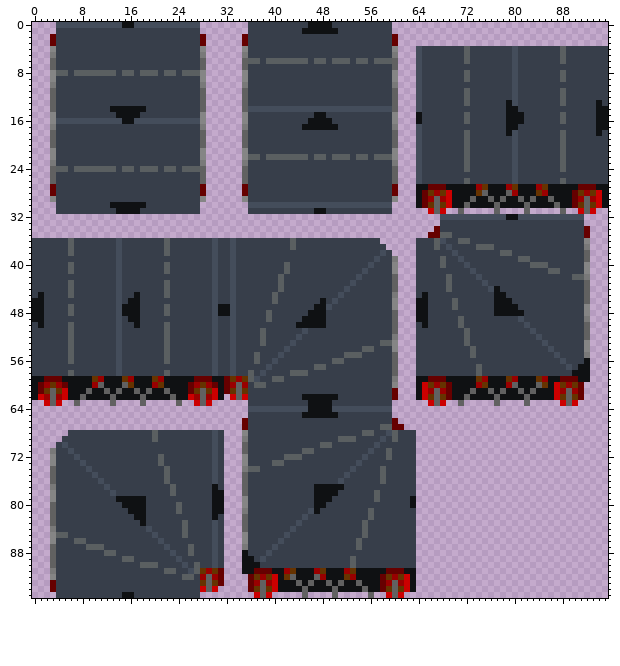
Sprite sheet, stored at Resources/Textures/_NF/Structures/conveyor.rsi/conveyor_stopped_cw.png. This is how it looked before the edit.
The file is 96x96 pixels. Colours within 5 levels of each other are drawn and written as one.
New version:
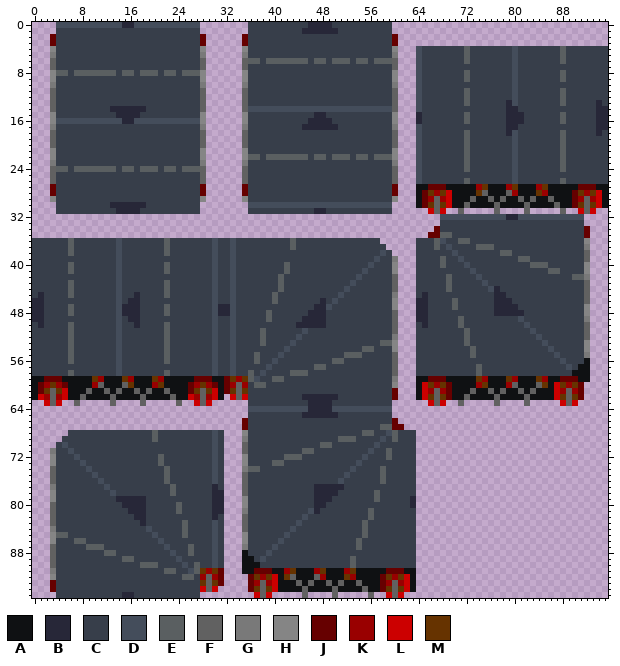
Palette (. is transparent): A #0f1113  B #272738  C #373e4a  D #444d5b  E #5a5f61  F #616161  G #797979  H #858585  J #660000  K #990000  L #cc0000  M #663300
Change:
@@ x 13..52 @@
- 0 DDAADDDDDDDDDDD........CCCCCCCCCCAAAACCC
- 1 CCCCCCCCCCCCCCC........CCCCCCCCCAAAAAACC
+ 0 DDBBDDDDDDDDDDD........CCCCCCCCCCBBBBCCC
+ 1 CCCCCCCCCCCCCCC........CCCCCCCCCBBBBBBCC
  2 CCCCCCCCCCCCCCCJ......JCCCCCCCCCCCCCCCCC
@@ x 0..95 @@
 12 ...FCCCCCCCCCCCCCCCCCCCCCCCCF......FCCCCCCCCCCCCCCCCCCCCCCCCF...DCCCCCCCECCCCCCCDCCCCCCCECCCCCCC
-13 ...FCCCCCCCCCCCCCCCCCCCCCCCCF......FCCCCCCCCCCCCCCCCCCCCCCCCF...DCCCCCCCECCCCCCADCCCCCCCECCCCCAC
-14 ...FCCCCCCCCCAAAAAACCCCCCCCCF......FDDDDDDDDDDDDDDDDDDDDDDDDF...DCCCCCCCCCCCCCCAACCCCCCCCCCCCCAA
-15 ...HCCCCCCCCCCAAAACCCCCCCCCCH......HCCCCCCCCCCCAACCCCCCCCCCCH...ACCCCCCCECCCCCCAAACCCCCCECCCCCAA
-16 ...HDDDDDDDDDDDAADDDDDDDDDDDH......HCCCCCCCCCCAAAACCCCCCCCCCH...ACCCCCCCECCCCCCAAACCCCCCECCCCCAA
-17 ...GCCCCCCCCCCCCCCCCCCCCCCCCG......GCCCCCCCCCAAAAAACCCCCCCCCG...DCCCCCCCCCCCCCCAACCCCCCCCCCCCCAA
-18 ...FCCCCCCCCCCCCCCCCCCCCCCCCF......FCCCCCCCCCCCCCCCCCCCCCCCCF...DCCCCCCCECCCCCCADCCCCCCCECCCCCAC
+13 ...FCCCCCCCCCCCCCCCCCCCCCCCCF......FCCCCCCCCCCCCCCCCCCCCCCCCF...DCCCCCCCECCCCCCBDCCCCCCCECCCCCBC
+14 ...FCCCCCCCCCBBBBBBCCCCCCCCCF......FDDDDDDDDDDDDDDDDDDDDDDDDF...DCCCCCCCCCCCCCCBBCCCCCCCCCCCCCBB
+15 ...HCCCCCCCCCCBBBBCCCCCCCCCCH......HCCCCCCCCCCCBBCCCCCCCCCCCH...BCCCCCCCECCCCCCBBBCCCCCCECCCCCBB
+16 ...HDDDDDDDDDDDBBDDDDDDDDDDDH......HCCCCCCCCCCBBBBCCCCCCCCCCH...BCCCCCCCECCCCCCBBBCCCCCCECCCCCBB
+17 ...GCCCCCCCCCCCCCCCCCCCCCCCCG......GCCCCCCCCCBBBBBBCCCCCCCCCG...DCCCCCCCCCCCCCCBBCCCCCCCCCCCCCBB
+18 ...FCCCCCCCCCCCCCCCCCCCCCCCCF......FCCCCCCCCCCCCCCCCCCCCCCCCF...DCCCCCCCECCCCCCBDCCCCCCCECCCCCBC
 19 ...FCCCCCCCCCCCCCCCCCCCCCCCCF......FCCCCCCCCCCCCCCCCCCCCCCCCF...DCCCCCCCECCCCCCCDCCCCCCCECCCCCCC
@@ x 0..95 @@
 29 ...HCCCCCCCCCCCCCCCCCCCCCCCCH......HCCCCCCCCCCCCCCCCCCCCCCCCH...AJKFKLAAAFAAFAFAAFAFAAFAAAJKFKLA
-30 ....CCCCCCCCCAAAAAACCCCCCCCC........DDDDDDDDDDDDDDDDDDDDDDDD....AJMFMLAAFAAAAFAAAAFAAAAFAAJMFMLA
-31 ....CCCCCCCCCCAAAACCCCCCCCCC........CCCCCCCCCCCAACCCCCCCCCCC......LFL..F.....F....F.....F..LFL..
-32 ....................................................................DDDDDDDDDDDAADDDDDDDDDDD....
+30 ....CCCCCCCCCBBBBBBCCCCCCCCC........DDDDDDDDDDDDDDDDDDDDDDDD....AJMFMLAAFAAAAFAAAAFAAAAFAAJMFMLA
+31 ....CCCCCCCCCCBBBBCCCCCCCCCC........CCCCCCCCCCCBBCCCCCCCCCCC......LFL..F.....F....F.....F..LFL..
+32 ....................................................................DDDDDDDDDDDBBDDDDDDDDDDD....
 33 ....................................................................CCCCCCCCCCCCCCCCCCCCCCCC....
@@ x 0..95 @@
 43 CCCCCCECCCCCCCDCCCCCCCECCCCCCCDCCDCCCCCCCECCCCCCCCCCCDCCCCCCF...CCCCCECCCCCDCCCCCCCCCCCCCCCCF...
-44 CCCCCCECCCCCCCDCCCCCCCECCCCCCCDCCDCCCCCCCECCCCCCCCCCDCCCCCCCF...CCCCCECCCCCCDACCCCCCCCCCCCCCF...
-45 CACCCCECCCCCCCDCCACCCCECCCCCCCDCCDCCCCCCECCCCCCCCCCDCCCCCCCCG...CACCCCCCCCCCCAACCCCCCCCCCCCCF...
-46 AACCCCCCCCCCCCDCAACCCCCCCCCCCCDCCDCCCCCCECCCCCCCACDCCCCCCCCCH...AACCCCECCCCCCAAACCCCCCCCCCCCF...
-47 AACCCCECCCCCCCDAAACCCCECCCCCCCDAADCCCCCCCCCCCCCAADCCCCCCCCCCH...AACCCCECCCCCCAAAACCCCCCCCCCCH...
-48 AACCCCECCCCCCCDAAACCCCECCCCCCCDAADCCCCCECCCCCCAAACCCCCCCCCCCF...AACCCCCCCCCCCAAAAACCCCCCCCCCH...
-49 AACCCCCCCCCCCCDCAACCCCCCCCCCCCDCCDCCCCCECCCCCAAAACCCCCCCCCCCF...AACCCCCECCCCCCCCCDCCCCCCCCCCG...
-50 CACCCCECCCCCCCDCCACCCCECCCCCCCDCCDCCCCCCCCCCAAAAACCCCCCCCCCCF...CACCCCCECCCCCCCCCCDCCCCCCCCCF...
+44 CCCCCCECCCCCCCDCCCCCCCECCCCCCCDCCDCCCCCCCECCCCCCCCCCDCCCCCCCF...CCCCCECCCCCCDBCCCCCCCCCCCCCCF...
+45 CBCCCCECCCCCCCDCCBCCCCECCCCCCCDCCDCCCCCCECCCCCCCCCCDCCCCCCCCG...CBCCCCCCCCCCCBBCCCCCCCCCCCCCF...
+46 BBCCCCCCCCCCCCDCBBCCCCCCCCCCCCDCCDCCCCCCECCCCCCCBCDCCCCCCCCCH...BBCCCCECCCCCCBBBCCCCCCCCCCCCF...
+47 BBCCCCECCCCCCCDBBBCCCCECCCCCCCDBBDCCCCCCCCCCCCCBBDCCCCCCCCCCH...BBCCCCECCCCCCBBBBCCCCCCCCCCCH...
+48 BBCCCCECCCCCCCDBBBCCCCECCCCCCCDBBDCCCCCECCCCCCBBBCCCCCCCCCCCF...BBCCCCCCCCCCCBBBBBCCCCCCCCCCH...
+49 BBCCCCCCCCCCCCDCBBCCCCCCCCCCCCDCCDCCCCCECCCCCBBBBCCCCCCCCCCCF...BBCCCCCECCCCCCCCCDCCCCCCCCCCG...
+50 CBCCCCECCCCCCCDCCBCCCCECCCCCCCDCCDCCCCCCCCCCBBBBBCCCCCCCCCCCF...CBCCCCCECCCCCCCCCCDCCCCCCCCCF...
 51 CCCCCCECCCCCCCDCCCCCCCECCCCCCCDCCDCCCCECCCCCCDCCCCCCCCCCCCCCF...CCCCCCCCECCCCCCCCCCDCCCCCCCCF...
@@ x 43..52 @@
 61 CCCCCCCCCC
-62 CCAAAAAACC
-63 CCCAAAACCC
-64 DDDAAAADDD
-65 CCAAAAAACC
+62 CCBBBBBBCC
+63 CCCBBBBCCC
+64 DDDBBBBDDD
+65 CCBBBBBBCC
 66 CCCCCCCCCC
@@ x 12..65 @@
 76 CCCCCCCCCCECCCCCCCDC...FCCCCCCCCCCCCCCCDCCCCCCECCCCC..
-77 DCCCCCCCCCCECCCCCCAC...FCCCCCCCCCCCAAAAACCCCCCCCCCCC..
-78 CDCCCCCCCCCECCCCCCAA...FCCCCCCCCCCCAAAACCCCCCECCCCCC..
-79 CCAAAAACCCCCCCCCCCAA...HCCCCCCCCCCCAAACCCCCCCECCCCCA..
-80 CCCAAAACCCCCECCCCCAA...HCCCCCCCCCCCAACCCCCCCCCCCCCCA..
-81 CCCCAAACCCCCECCCCCAA...GCCCCCCCCCCDACCCCCCCCECCCCCCC..
-82 CCCCCAACCCCCCCCCCCAC...FCCCCCCCCCDCCCCCCCCCCECCCCCCC..
-83 CCCCCCACCCCCCECCCCDC...FCCCCCCCCDCCCCCCCCCCECCCCCCCC..
+77 DCCCCCCCCCCECCCCCCBC...FCCCCCCCCCCCBBBBBCCCCCCCCCCCC..
+78 CDCCCCCCCCCECCCCCCBB...FCCCCCCCCCCCBBBBCCCCCCECCCCCC..
+79 CCBBBBBCCCCCCCCCCCBB...HCCCCCCCCCCCBBBCCCCCCCECCCCCB..
+80 CCCBBBBCCCCCECCCCCBB...HCCCCCCCCCCCBBCCCCCCCCCCCCCCB..
+81 CCCCBBBCCCCCECCCCCBB...GCCCCCCCCCCDBCCCCCCCCECCCCCCC..
+82 CCCCCBBCCCCCCCCCCCBC...FCCCCCCCCCDCCCCCCCCCCECCCCCCC..
+83 CCCCCCBCCCCCCECCCCDC...FCCCCCCCCDCCCCCCCCCCECCCCCCCC..
 84 CCCCCCCDCCCCCECCCCDC...FCCCCCCCDCCCCCCCCCCCECCCCCCCC..
@@ x 13..18 @@
 94 CCCCCC
-95 CCAACC
+95 CCBBCC
